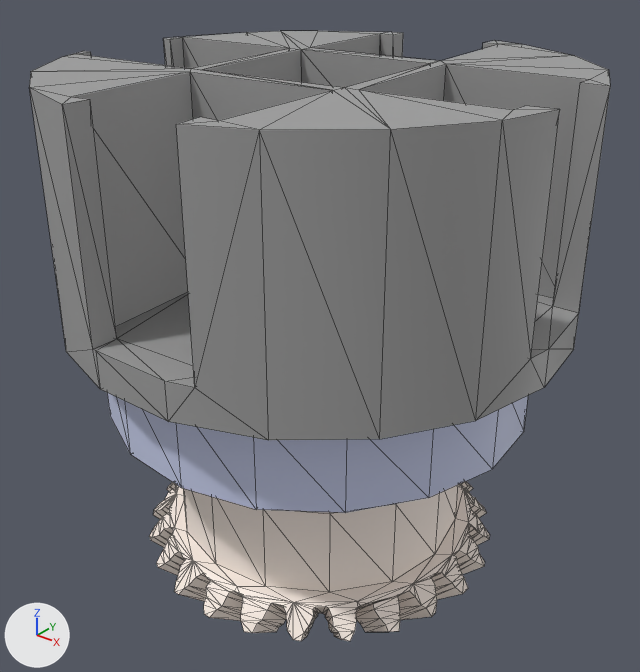
An edit to the COLLADA model waybionic_description/meshes/arm/wrist_roll_link.dae, drawn before and after from the same camera.
Before and after are seen from a camera (50 mm lens) standing at (0.0712, -0.0889, 0.1115) and looking at (-0.001, 0.0012, 0.0556). Arrows for +X, +Y and +Z are at lower left; the lights stay in place. The first picture is the older version. Mesh edges are drawn as thin lines.

Names of what the first picture shows: 'wrist_roll_link'.
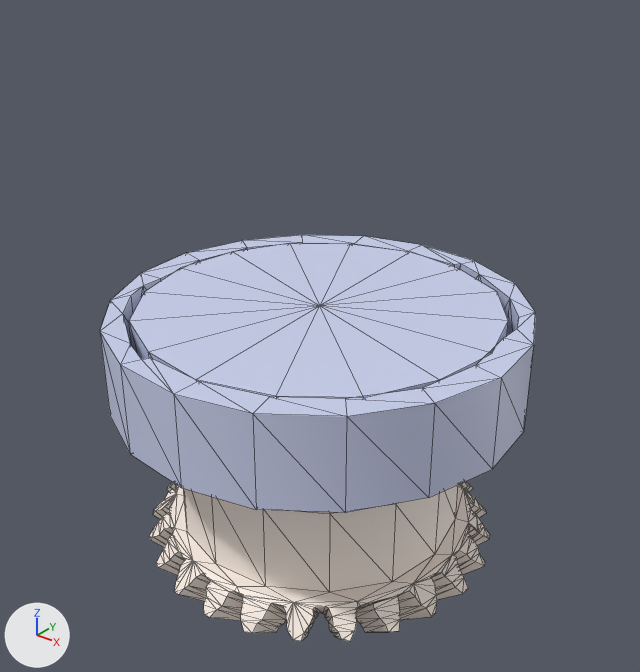
Commit message: Replace old wrist holder with biomedical clamp mount

Pixel boxes (x1, y1, x2, y2) of what changed, in the pictures (640 x 672 px):
'wrist_roll_link', reshaped (25% narrower, 33% shorter): before (29, 31, 610, 641); after (100, 235, 535, 641)
part 1 of me_wrist_roll_link, deleted: before (29, 31, 610, 440)

Patch to the scene script:
```diff
--- a/waybionic_description/meshes/arm/wrist_roll_link.dae.py
+++ b/waybionic_description/meshes/arm/wrist_roll_link.dae.py
@@ me_wrist_roll_link @@
 # used by ob_wrist_roll_link; location = (0.0, 0.0, 0.0)
-me_wrist_roll_link.from_pydata(...)  # 1576 vertices, 3125 faces; spans x -0.035..0.035, y -0.0345..0.035, z 0.012..0.0935
-me_wrist_roll_link.materials.append(mat_m0)  # grey #a0a0a0
+me_wrist_roll_link.from_pydata(...)  # 1465 vertices, 2905 faces; spans x -0.03..0.03, y -0.03..0.03, z 0.012..0.061
+# me_wrist_roll_link part 1
+# 111 vertices are removed from x -0.035..0.035, y -0.0345..0.035, z 0.061..0.0935
+# 220 faces are deleted
 me_wrist_roll_link.materials.append(mat_m1)
```
